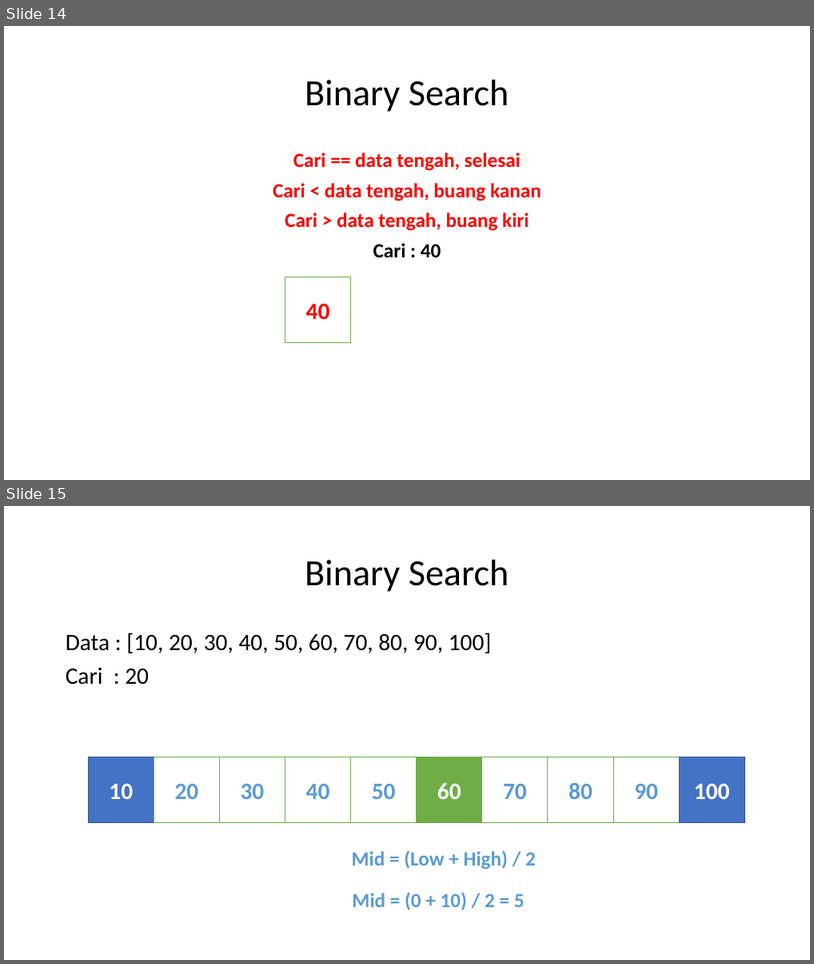
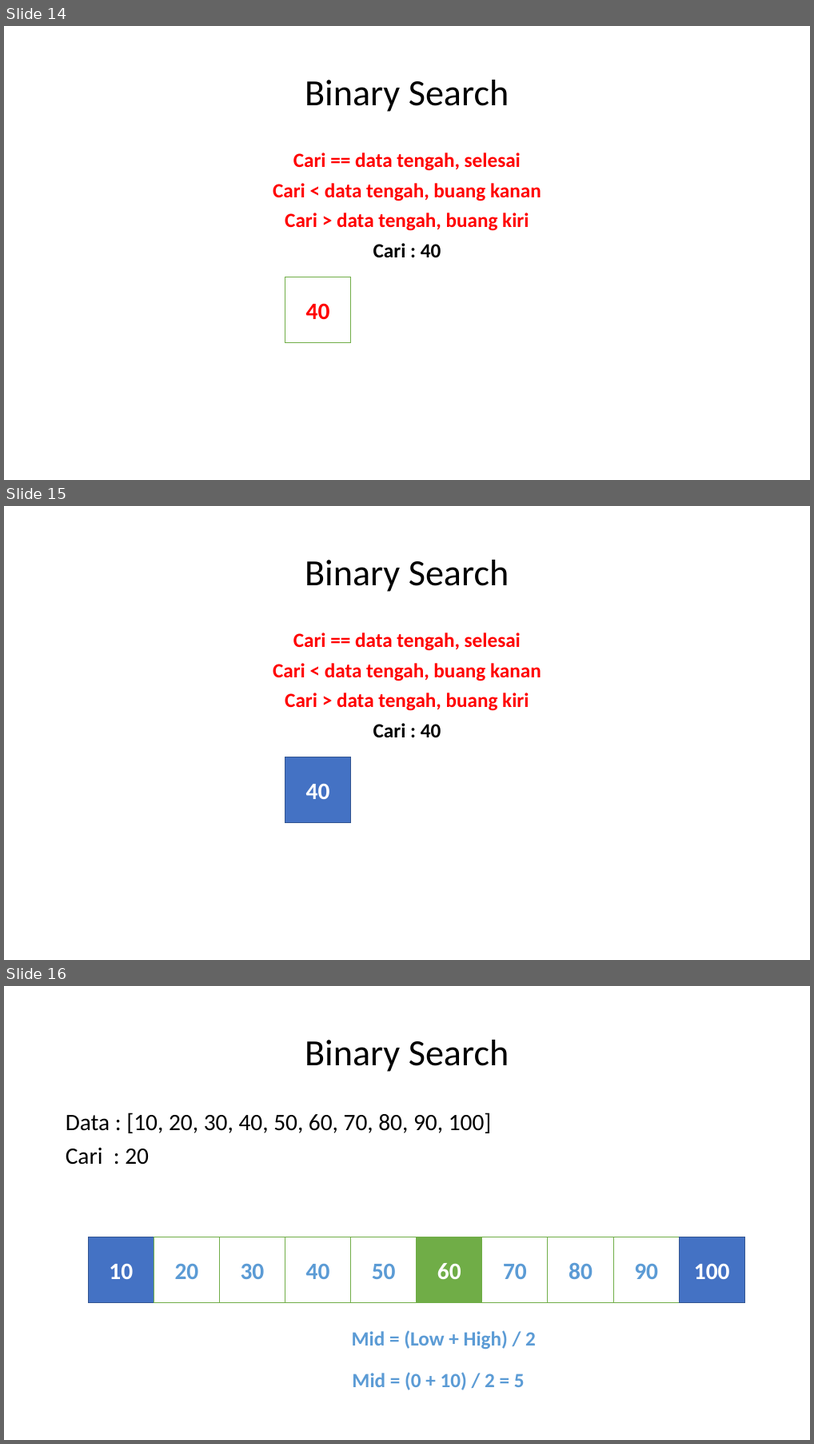
Before and after one commit to riskimidiw/praktikum, a slide deck: algoritma-2/pertemuan-4(searching)/materi/Pencarian.pptx. Shown one above the other, each under a label of ours: slides 14 and 15 before the commit, slides 14, 15 and 16 after it. The pictures are 814x964 and 814x1444 pixels, drawn with LibreOffice and Linux fonts; fonts in the diff are those of the drawing. Boxes give left, top, right and bottom in pixels: in the first picture for what was removed or moved away, otherwise in the second. Text is boxed around its words. In the diff, an @@ line names an element or a change of style, - is before the commit and + after.

Commit message:
update pertemuan-4 searching

```diff
--- a/algoritma-2/pertemuan-4(searching)/materi/Pencarian.pptx
+++ b/algoritma-2/pertemuan-4(searching)/materi/Pencarian.pptx
@@ slide 15 added at bbox=[4, 506, 810, 960], background #FFFFFF @@
@@ title added at bbox=[305, 560, 509, 592], 44 pt, text #000000 @@
+Binary Search
@@ text added at bbox=[273, 632, 542, 737], 24 pt, text #FF0000, bold @@
+Cari == data tengah, selesai
+Cari < data tengah, buang kanan
+Cari > data tengah, buang kiri
+Cari : 40
@@ rectangle added at bbox=[286, 757, 351, 823], fill #4472C4, outline #325491 1 pt, 28 pt, text #FFFFFF, bold @@
+40
@@ what was slide 15 is now slide 16 @@
```
Also in this commit, not shown: 4 slides changed, 4 other files.
